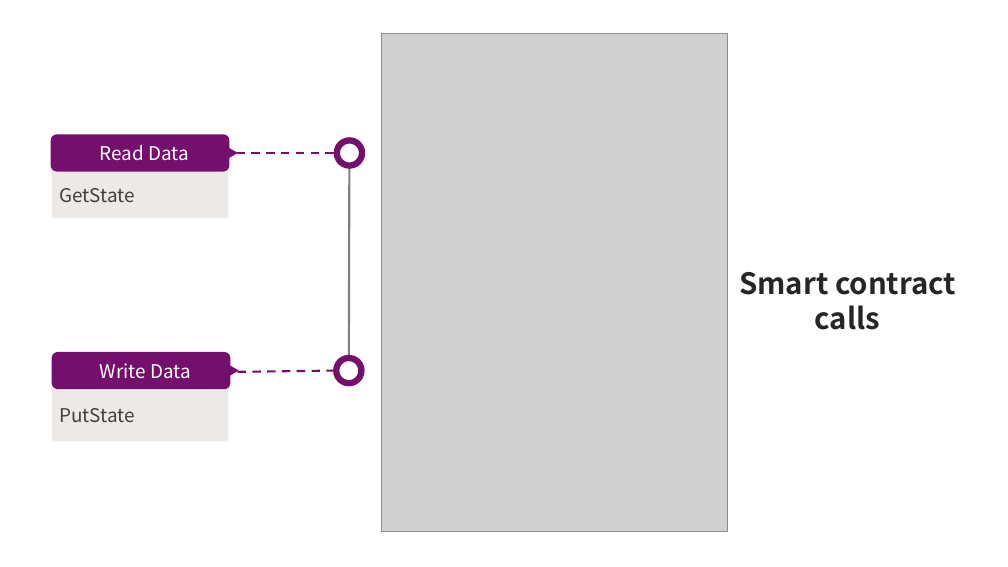
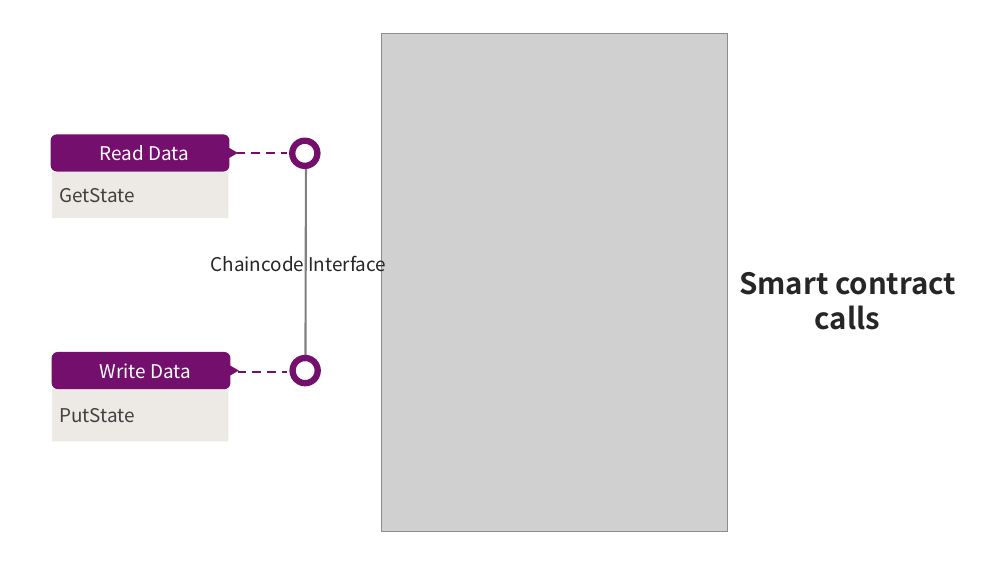
Before and after one commit to Amadeus-1048/CUHK-ECLT-5950-Project, a slide deck: slide 16 of TANG - project pre.pptx. Drawn at 1008x567 pixels with LibreOffice and Linux fonts; fonts in the diff are those of the drawing; grey boxes stand for pictures; background and template pictures are left out. Boxes give left, top, right and bottom in pixels: in the first picture for what was removed or moved away, otherwise in the second. Text is boxed around its words. In the diff, an @@ line names an element or a change of style, - is before the commit and + after.

```diff
--- a/TANG - project pre.pptx
+++ b/TANG - project pre.pptx
@@ ellipse: place and size @@
-ellipse at [337,141,362,166]
+ellipse at [293,141,318,166]
@@ line moved from (237, 153) - (337, 153) to (237, 153) - (287, 153) @@
@@ line moved from (349, 141) - (349, 358) to (306, 153) - (306, 371) @@
@@ text added at [211,251,386,276], 18 pt, text #262626 @@
+Chaincode Interface
@@ ellipse: place and size @@
-ellipse at [337,358,361,383]
+ellipse at [293,358,318,383]
@@ line moved from (237, 372) - (337, 371) to (237, 372) - (287, 372) @@
```
Also in this commit, not shown: 2 other slides changed, 1 slide added, 1 slide removed.
